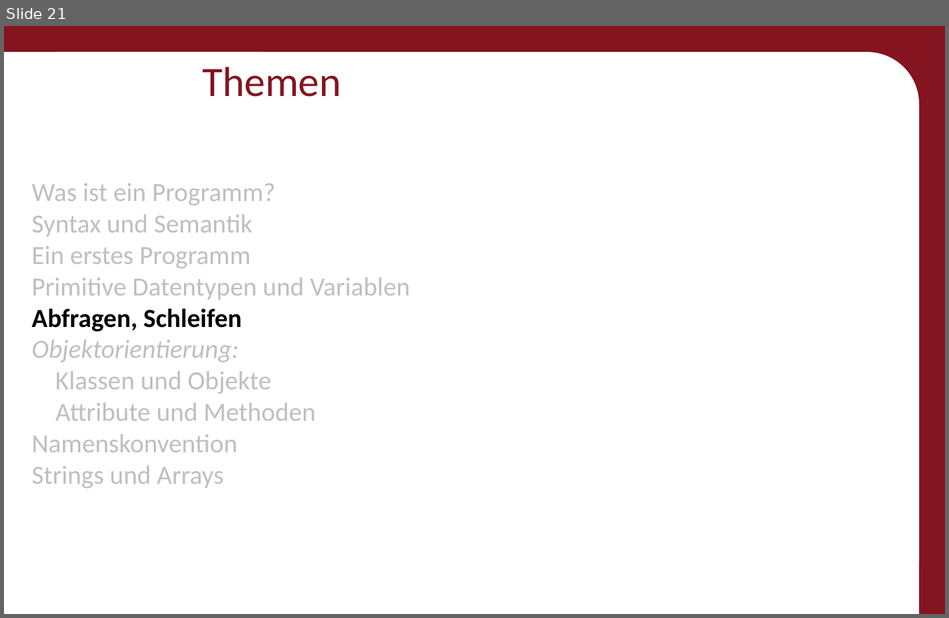
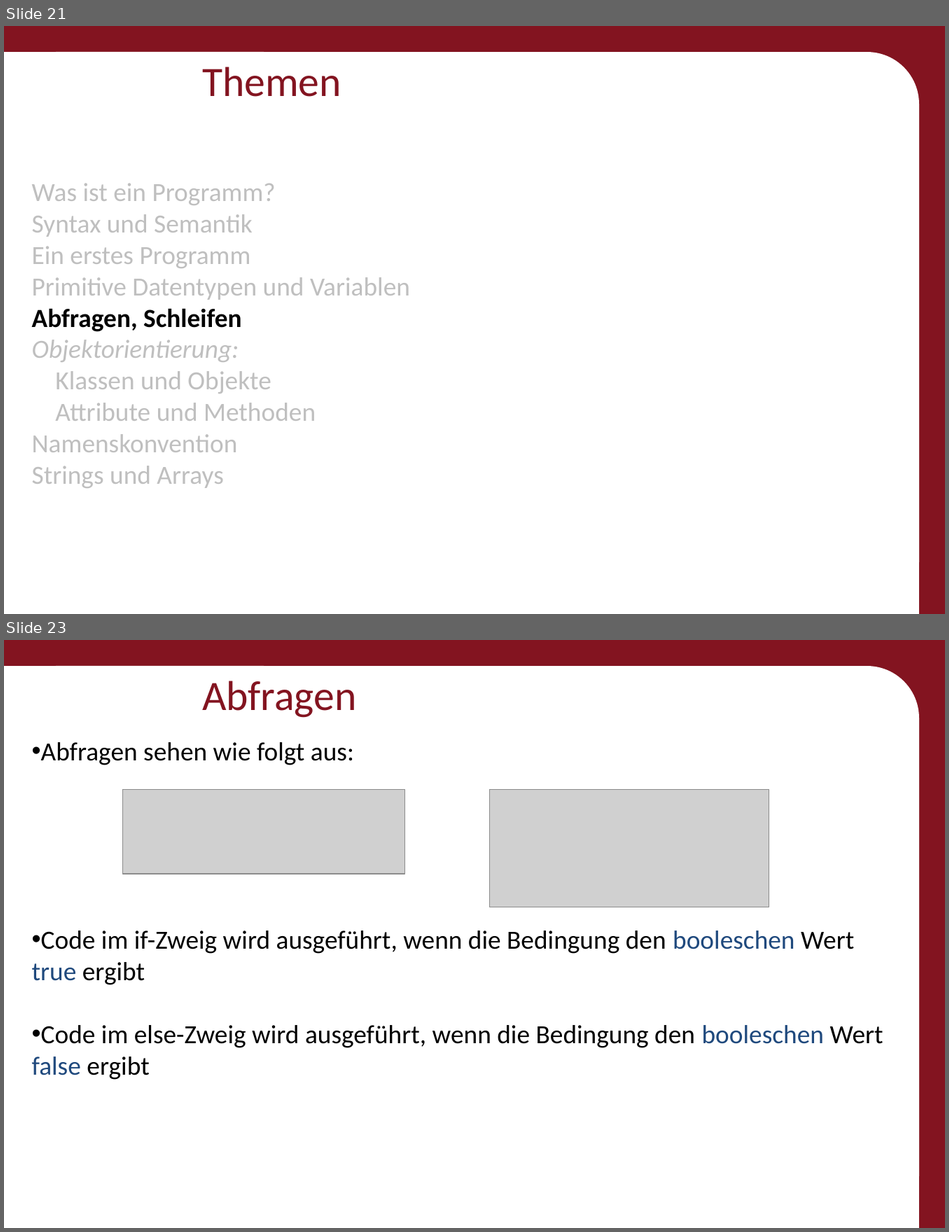
Before and after one commit to Roboscope/java-with-nao, a slide deck: Präsentationen/Anfänger - Java mit NAO.pptx. Shown one above the other, each under a label of ours: slide 21 before the commit, slides 21 and 23 after it; the slides between them are not shown. The pictures are 949x618 and 949x1232 pixels, drawn with LibreOffice and Linux fonts; fonts in the diff are those of the drawing; grey boxes stand for pictures; background and template pictures are left out. Boxes give left, top, right and bottom in pixels: in the first picture for what was removed or moved away, otherwise in the second. Text is boxed around its words. In the diff, an @@ line names an element or a change of style, - is before the commit and + after.

```diff
--- a/Präsentationen/Anfänger - Java mit NAO.pptx
+++ b/Präsentationen/Anfänger - Java mit NAO.pptx
@@ slide 23 added at (4, 640, 945, 1228), background #831420; not listed: 3 template elements that a slide beside it also shows @@
@@ title added at (202, 681, 357, 718), 32 pt, text #831420 @@
+Abfragen
@@ text added at (32, 742, 883, 1080), 20 pt, text #000000 @@
+• Abfragen sehen wie folgt aus:
+• Code im if-Zweig wird ausgeführt, wenn die Bedingung den booleschen Wert true ergibt
+• Code im else-Zweig wird ausgeführt, wenn die Bedingung den booleschen Wert false ergibt
@@ picture added at (122, 790, 405, 874) @@
@@ picture added at (490, 790, 769, 907) @@
```
Also in this commit, not shown: 8 slides changed, 8 other slides added, 25 other files.
